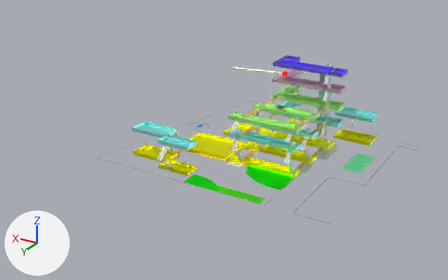
What one commit did to the glTF model kousya.glb.
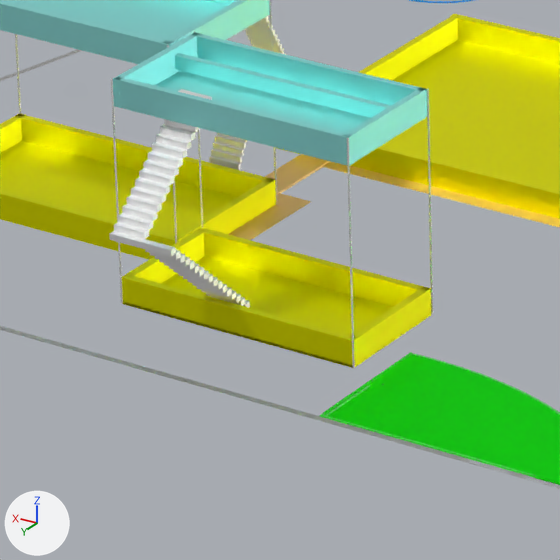
The first picture shows the older version from a camera (50 mm lens) standing at (-4.65, 9.62, 4.44) and looking at (0.46, 1.11, 0.18). The close-ups show both versions on the part from 32% to 48% of the width and 46% to 71% of the height of that picture; other places that the commit changed are outside them. The axes (+X, +Y, +Z) are drawn at lower left. The lights are the same throughout. Where no turn or scale is listed for an object, it has been applied to the vertices.
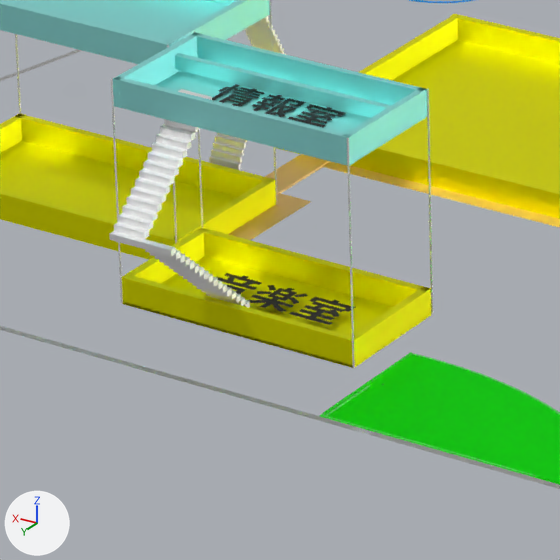
The newer file is also turned or shifted as a whole; pictures and numbers use the older file's frame.

Boxes [x1, y1, x2, y2] around the edits, measured in the close-ups (560 x 560 px):
'music_room', recoloured: [214, 269, 359, 335] in both
'Text', added: after [216, 273, 355, 325]
'Text.002', added: after [212, 84, 346, 127]

The change, as a list of edits to the scene's bpy script:
```text
Add mat_music_1f_yuka_yellow:
    mat_music_1f_yuka_yellow = principled_material('Music 1F YUKA yellow')
    mat_music_1f_yuka_yellow.base_color = (1.0, 1.0, 0.0)  # yellow #ffff00
    mat_music_1f_yuka_yellow.metallic = 1.0
    mat_music_1f_yuka_yellow.roughness = 0.553
Add mat_textmaterial:
    mat_textmaterial = principled_material('textmaterial')
    mat_textmaterial.base_color = (0.0, 0.0, 0.0)  # black #000000
Add mat_textmaterial_003:
    mat_textmaterial_003 = principled_material('textmaterial.003')
    mat_textmaterial_003.base_color = (0.0, 0.0, 0.0)  # black #000000
Change me_music_room_003:
    where me_music_room_003.from_pydata(...)  # 8 vertices, 12 faces; spans x -0.284..0.284, y -0.139..0.139, z -0.003..0.003
    remove me_music_room_003.materials.append(mat_yuka_yellow_003)  # yellow #ffff00
    add me_music_room_003.materials.append(mat_music_1f_yuka_yellow)  # yellow #ffff00
Add me_text_004:
    me_text_004.from_pydata(...)  # 423 vertices, 425 faces; spans x -0.331..-0.006, y -0.095..0.01, z 0.0
    me_text_004.materials.append(mat_textmaterial)  # black #000000
Add me_text_006:
    me_text_006.from_pydata(...)  # 549 vertices, 551 faces; spans x -0.289..-0.002, y -0.083..0.009, z 0.0
    me_text_006.materials.append(mat_textmaterial_003)  # black #000000
Add ob_text:
    ob_text = bpy.data.objects.new('Text', me_text_004)
    ob_text.location = (0.89, 2.183, 0.02)
Add ob_text_002:
    ob_text_002 = bpy.data.objects.new('Text.002', me_text_006)
    ob_text_002.location = (0.861, 2.169, 0.446)
```
